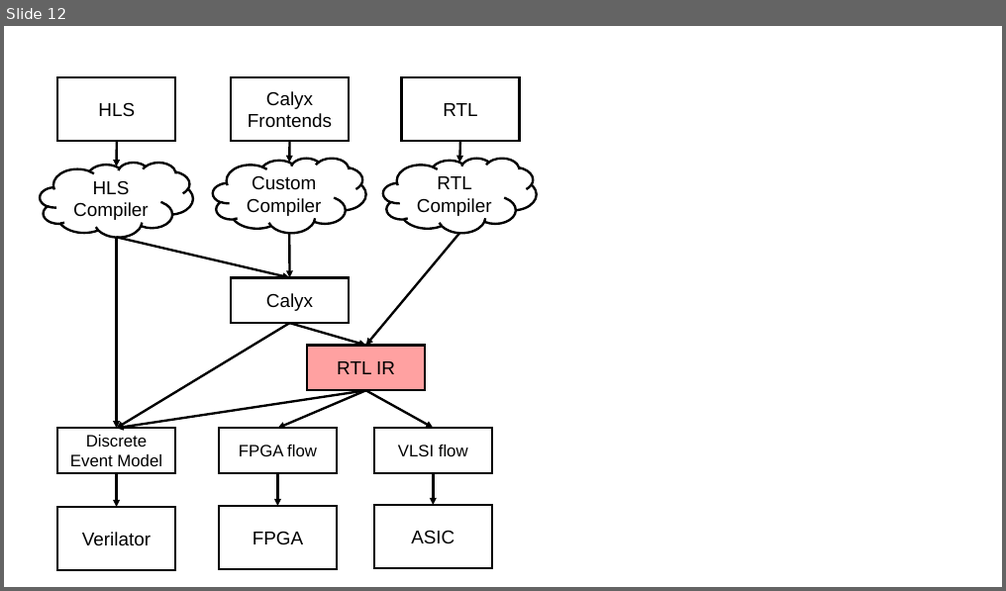
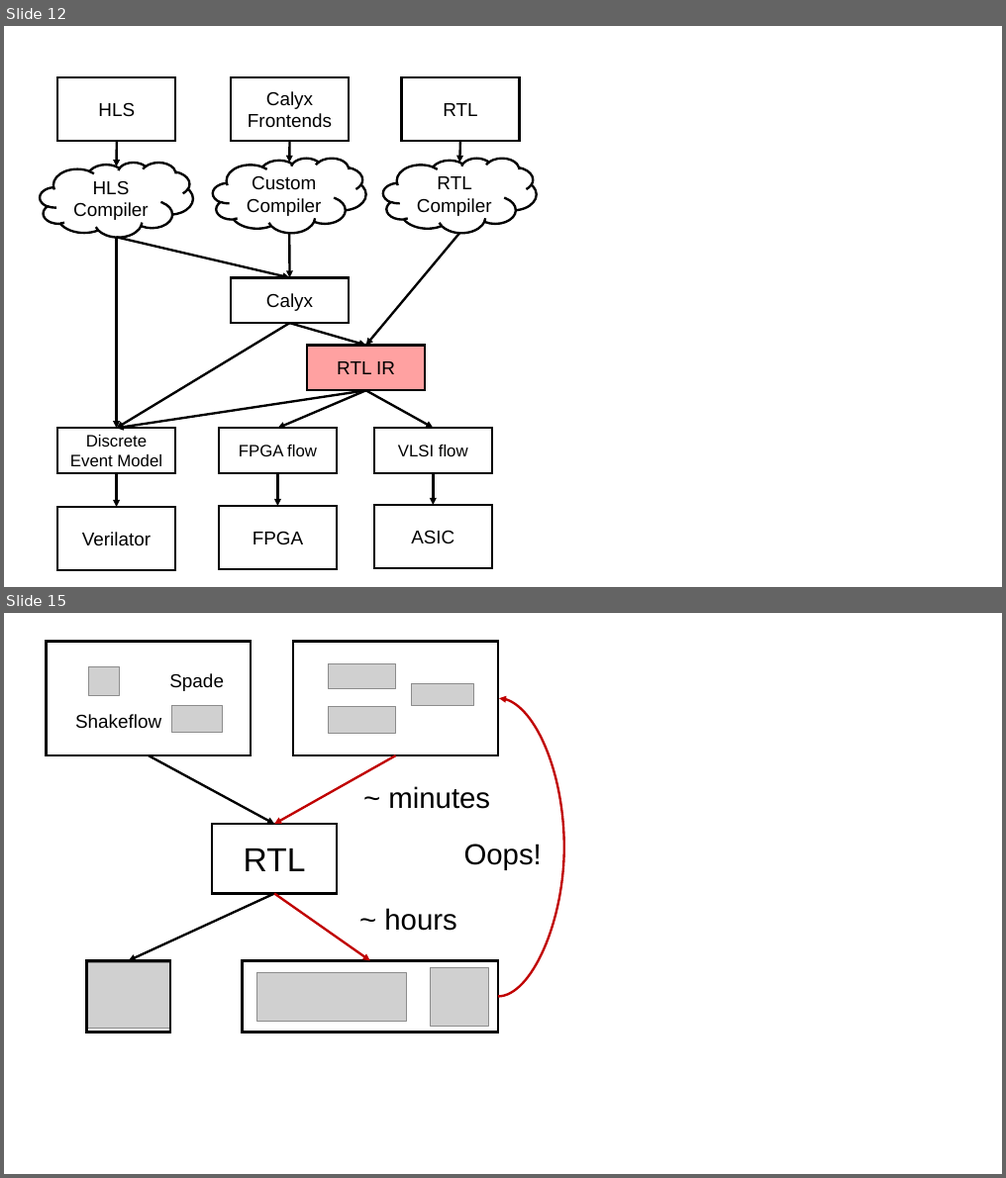
Before and after one commit to vighneshiyer/publications, a slide deck: figs/latte24/figs.pptx. Shown one above the other, each under a label of ours: slide 12 before the commit, slides 12 and 15 after it; the slides between them are not shown. The pictures are 1006x591 and 1006x1178 pixels, drawn with LibreOffice and Linux fonts; fonts in the diff are those of the drawing; grey boxes stand for pictures. Boxes give left, top, right and bottom in pixels: in the first picture for what was removed or moved away, otherwise in the second. Text is boxed around its words. In the diff, an @@ line names an element or a change of style, - is before the commit and + after.

```diff
--- a/figs/latte24/figs.pptx
+++ b/figs/latte24/figs.pptx
@@ slide 15 added at (x1=4, y1=613, x2=1002, y2=1174), background #FFFFFF @@
@@ group added at (x1=46, y1=641, x2=564, y2=1033): 8 pictures, 5 texts, 5 rectangles, 4 arrows, 1 curved arrow @@
+Spade
+Shakeflow
+RTL
+~ minutes
+~ hours
+Oops!
```
Also in this commit, not shown: 5 other slides added, 1 slide removed, 2 other files.
